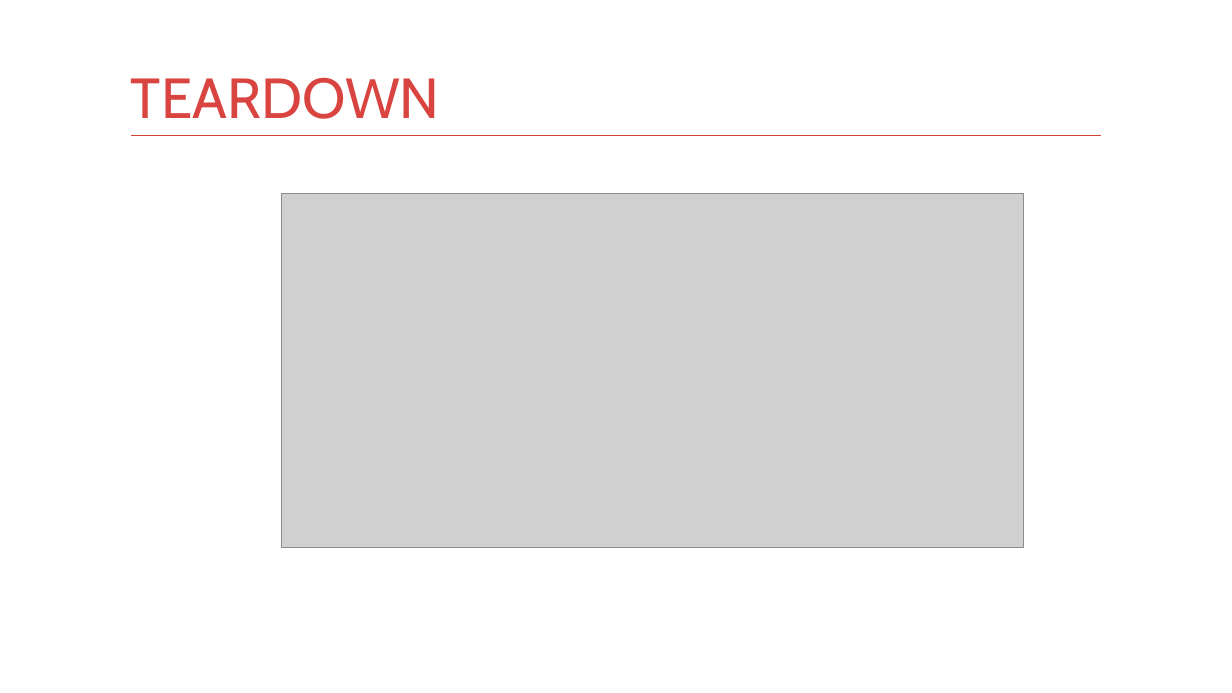
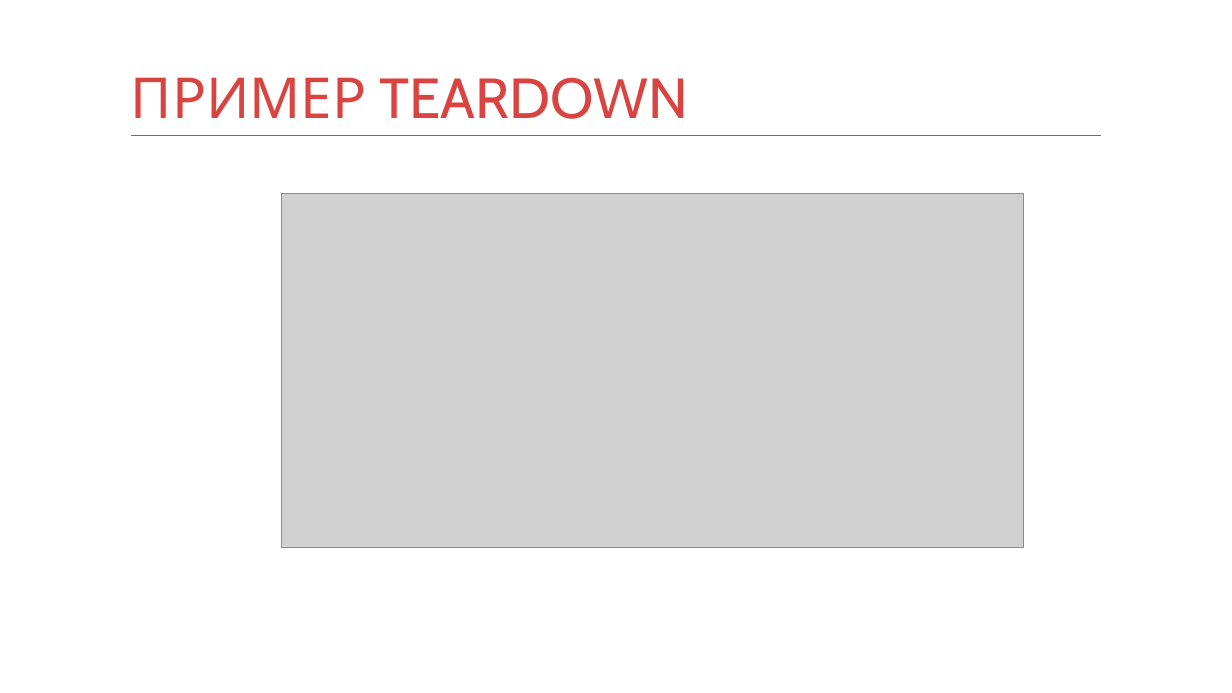
Before and after one commit to kontur-courses/testing, a slide deck: slide 15 of testing.pptx (slide 13 before the commit). Drawn at 1232x693 pixels with LibreOffice and Linux fonts; fonts in the diff are those of the drawing; grey boxes stand for pictures. Boxes give left, top, right and bottom in pixels: in the first picture for what was removed or moved away, otherwise in the second. Text is boxed around its words. In the diff, an @@ line names an element or a change of style, - is before the commit and + after.

```diff
--- a/testing.pptx
+++ b/testing.pptx
@@ title at [131,77,688,119]: text changed @@
-TEARDOWN
+ПРИМЕР TEARDOWN
```
Also in this commit, not shown: 8 other slides changed, 4 slides added, 1 slide removed, 32 other files.
